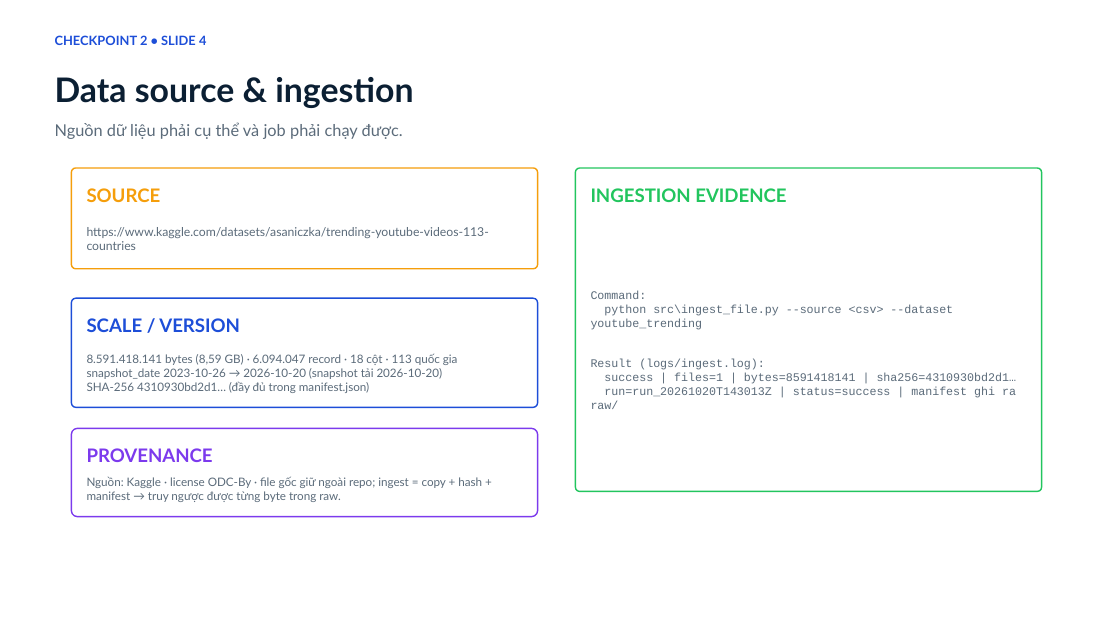
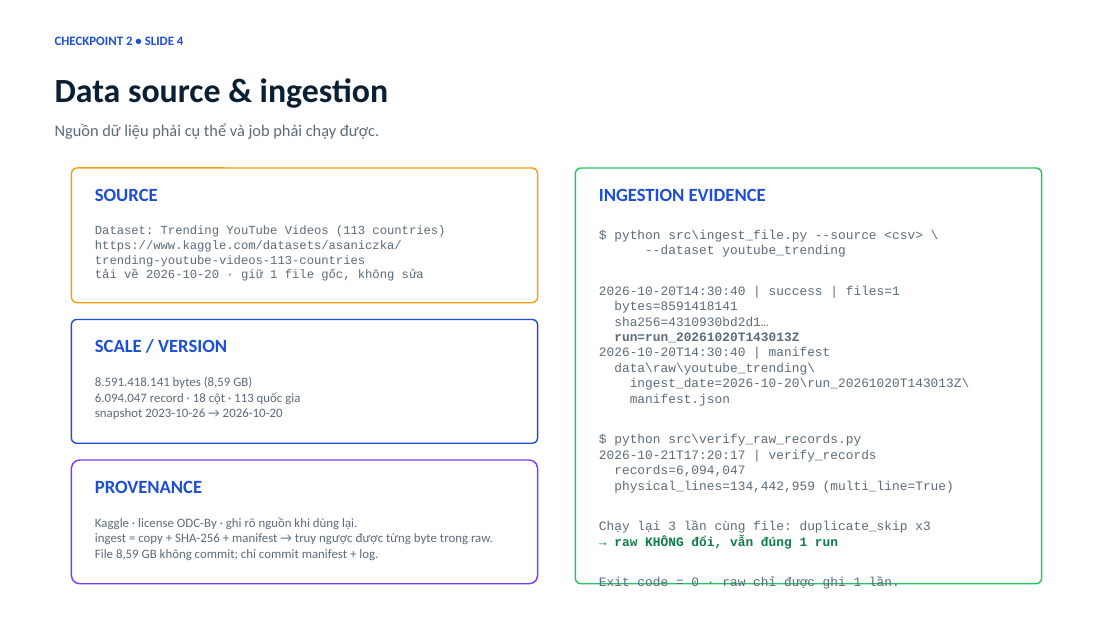
Before and after one commit to kichirou244/bigdata-project, a slide deck: slide 4 of docs/Checkpoint2_Report_YouTube_Trending.pptx. Drawn at 1120x630 pixels with LibreOffice and Linux fonts; fonts in the diff are those of the drawing. Boxes give left, top, right and bottom in pixels: in the first picture for what was removed or moved away, otherwise in the second. Text is boxed around its words. In the diff, an @@ line names an element or a change of style, - is before the commit and + after.

```diff
--- a/docs/Checkpoint2_Report_YouTube_Trending.pptx
+++ b/docs/Checkpoint2_Report_YouTube_Trending.pptx
@@ rounded rectangle: place and size @@
-rounded rectangle at [71,168,538,269]
+rounded rectangle at [71,168,538,302]
@@ rounded rectangle: place and size @@
-rounded rectangle at [576,168,1042,492]
+rounded rectangle at [576,168,1042,584]
@@ text "SOURCE": place and size @@
-text "SOURCE" at [87,188,161,202]
+text "SOURCE" at [95,188,158,201]
@@ text "SOURCE" at [95,188,158,201]: font Lato to Calibri, text colour #F59E0B to #1D4ED8 @@
@@ text "INGESTION EVIDENCE": place and size @@
-text "INGESTION EVIDENCE" at [591,188,786,202]
+text "INGESTION EVIDENCE" at [599,188,766,201]
@@ text "INGESTION EVIDENCE" at [599,188,766,201]: font Lato to Calibri, text colour #22C55E to #1D4ED8 @@
@@ text at [95,226,445,281]: text changed; font Lato to Courier New @@
-https://www.kaggle.com/datasets/asaniczka/trending-youtube-videos-113-countries
+Dataset: Trending YouTube Videos (113 countries)
+https://www.kaggle.com/datasets/asaniczka/
+trending-youtube-videos-113-countries
+tải về 2026-10-20 · giữ 1 file gốc, không sửa
@@ vertical alignment middle to top in 4 elements at [95,377,300,419], [95,226,445,281], [95,517,493,560], [599,230,970,549] @@
@@ text at [599,230,970,549]: text changed; size 10 to 11 pt @@
-Command:
-python src\ingest_file.py --source <csv> --dataset youtube_trending
-Result (logs/ingest.log):
-success | files=1 | bytes=8591418141 | sha256=4310930bd2d1…
-run=run_20261020T143013Z | status=success | manifest ghi ra raw/
+$ python src\ingest_file.py --source <csv> \
+--dataset youtube_trending
+2026-10-20T14:30:40 | success | files=1
+bytes=8591418141
+sha256=4310930bd2d1…
+run=run_20261020T143013Z
+2026-10-20T14:30:40 | manifest
+data\raw\youtube_trending\
+ingest_date=2026-10-20\run_20261020T143013Z\
+manifest.json
+$ python src\verify_raw_records.py
+2026-10-21T17:20:17 | verify_records
+records=6,094,047
+physical_lines=134,442,959 (multi_line=True)
+Chạy lại 3 lần cùng file: duplicate_skip x3
+→ raw KHÔNG đổi, vẫn đúng 1 run
+Exit code = 0 · raw chỉ được ghi 1 lần.
@@ rounded rectangle: place and size @@
-rounded rectangle at [71,298,538,408]
+rounded rectangle at [71,319,538,443]
@@ font Lato to Calibri in 4 elements at [55,36,183,45], [55,78,388,108], [55,123,379,139], [95,339,227,352] @@
@@ text "SCALE / VERSION": place and size @@
-text "SCALE / VERSION" at [87,318,240,332]
+text "SCALE / VERSION" at [95,339,227,352]
@@ text at [95,377,300,419]: text changed; size 10 to 11 pt; font Lato to Calibri @@
-8.591.418.141 bytes (8,59 GB) · 6.094.047 record · 18 cột · 113 quốc gia
-snapshot_date 2023-10-26 → 2026-10-20 (snapshot tải 2026-10-20)
-SHA-256 4310930bd2d1… (đầy đủ trong manifest.json)
+8.591.418.141 bytes (8,59 GB)
+6.094.047 record · 18 cột · 113 quốc gia
+snapshot 2023-10-26 → 2026-10-20
@@ rounded rectangle: place and size @@
-rounded rectangle at [71,429,538,517]
+rounded rectangle at [71,460,538,584]
@@ text "PROVENANCE": place and size @@
-text "PROVENANCE" at [87,448,213,462]
+text "PROVENANCE" at [95,480,202,493]
@@ text "PROVENANCE" at [95,480,202,493]: font Lato to Calibri, text colour #7C3AED to #1D4ED8 @@
@@ text at [95,517,493,560]: text changed; size 10 to 11 pt; font Lato to Calibri @@
-Nguồn: Kaggle · license ODC-By · file gốc giữ ngoài repo; ingest = copy + hash + manifest → truy ngược được từng byte trong raw.
+Kaggle · license ODC-By · ghi rõ nguồn khi dùng lại.
+ingest = copy + SHA-256 + manifest → truy ngược được từng byte trong raw.
+File 8,59 GB không commit; chỉ commit manifest + log.
```
Also in this commit, not shown: 5 other slides changed, 2 other files.
